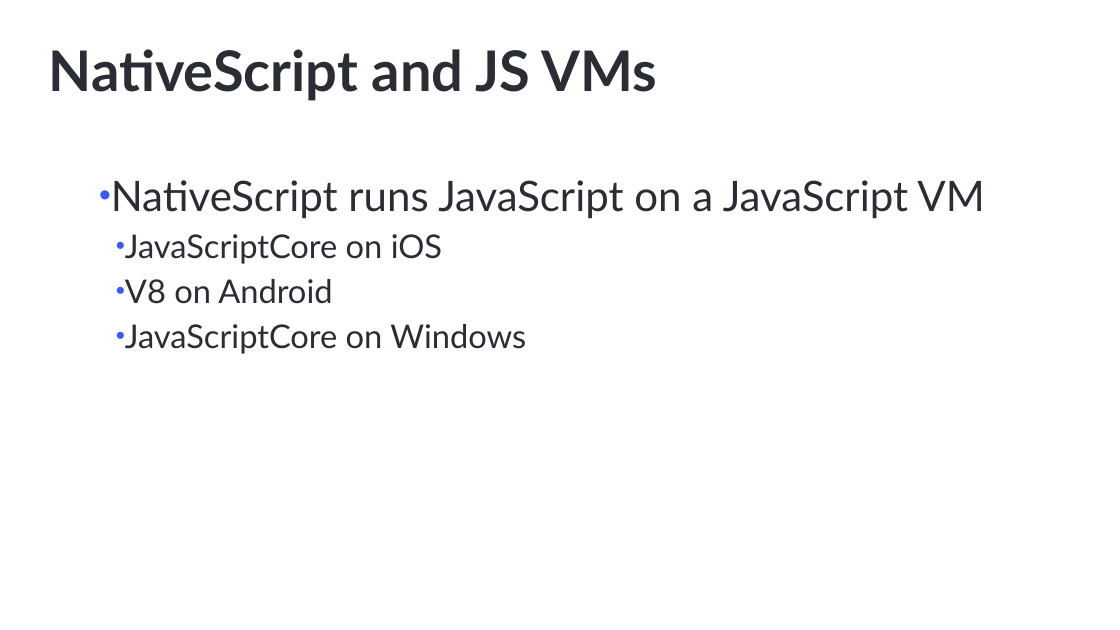
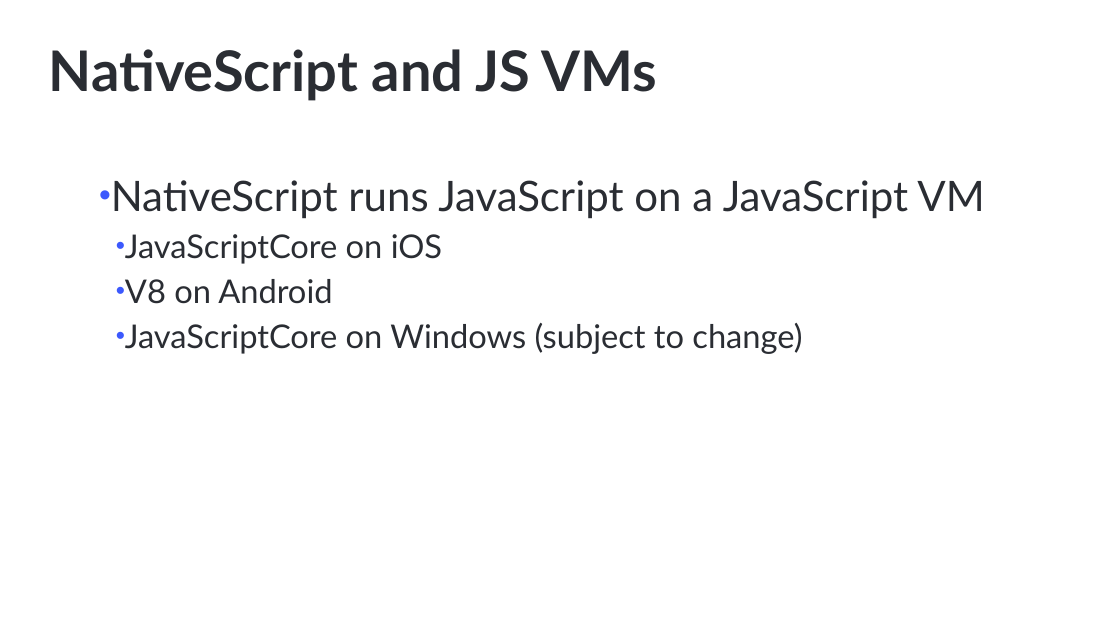
Before and after one commit to NativeScript/NativeScript-NEXT-Workshop, a slide deck: slide 14 of slides/1-Intro/intro.pptx. Drawn at 1120x630 pixels with LibreOffice and Linux fonts; fonts in the diff are those of the drawing; background and template pictures are left out. Boxes give left, top, right and bottom in pixels: in the first picture for what was removed or moved away, otherwise in the second. Text is boxed around its words. In the diff, an @@ line names an element or a change of style, - is before the commit and + after.

```diff
--- a/slides/1-Intro/intro.pptx
+++ b/slides/1-Intro/intro.pptx
@@ text at <box>125,323,802,354</box>: text changed @@
-    • JavaScriptCore on Windows
+    • JavaScriptCore on Windows (subject to change)
```
Also in this commit, not shown: 1 other slide changed, 8 slides removed, 1 other file.
